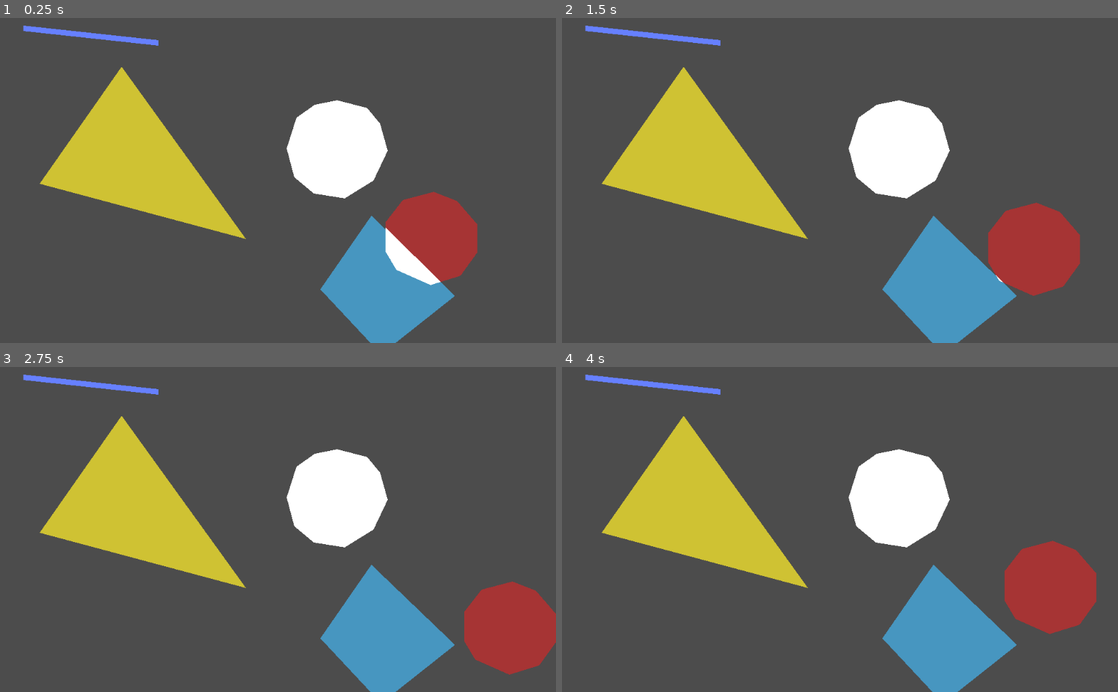
Above: before the commit, frames 1-4 (two rows, left to right).
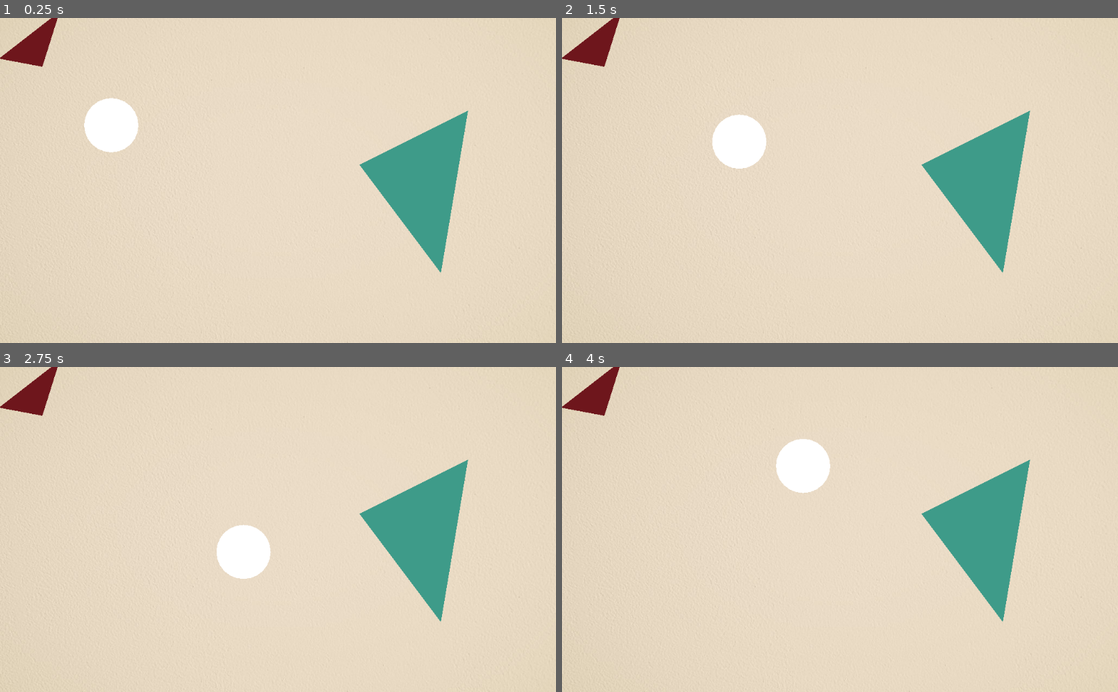
Above: after the commit, the same moments.

Repository: Binney/harvest
Game: Godot game, scene res://Level1.tscn
Two runs of this game, one before a commit and one after it. Both use one fixed random seed, a clock stepped at 60 frames per second and the inputs below. Before the commit the project starts from res://Test.tscn.
Inputs (mouse positions are in pixels of both pictures, inside the frame that each line leads up to):
- Up to frame 1 (0.25 s): no input
- Up to frame 2 (1.5 s): tap Enter at 0.5 s; move the mouse to (962, 164) at 0.52 s; hold Right (ui_right) 0.53-1.28 s; click (962, 164) at 0.67 s; move the mouse to (728, 196) at 1.27 s; hold Down (ui_down) from 1.28 s (still down)
- Up to frame 3 (2.75 s): move the mouse to (333, 458) at 2.02 s; release Down (ui_down) at 2.03 s; hold Right (ui_right) from 2.03 s (still down)
- Up to frame 4 (4 s): move the mouse to (812, 594) at 2.77 s; release Right (ui_right) at 2.78 s; hold Up (ui_up) 2.78-3.53 s; click (812, 594) at 2.92 s; move the mouse to (1006, 578) at 3.52 s; hold Left (ui_left) from 3.53 s (still down)

The runs differ from the first frame. In frame 1, 100% of the frame differs, in the area x 0-100%, y 0-100%; in frame 2, 100%; in frame 3, 100%; in frame 4, 100%.

Commit message:
many more things

Diff:
--- /dev/null
+++ b/Circle.gd
@@ -0,0 +1,49 @@
+extends RigidBody2D
+
+export var size = 50
+
+# Declare member variables here. Examples:
+# var a = 2
+# var b = "text"
+
+var max_speed = 100
+
+const circle_precision = 24
+
+func get_polygon():
+	return $Polygon2D.polygon
+
+# Called when the node enters the scene tree for the first time.
+func _ready():
+	var shape = CircleShape2D.new()
+	shape.radius = size
+	$CollisionShape2D.shape = shape
+
+	var polygon = PoolVector2Array()
+	for i in range(circle_precision):
+		polygon.append(Vector2(size, 0).rotated(i * 2 * PI / circle_precision))
+	$Polygon2D.polygon = polygon
+	pass # Replace with function body.
+
+func _physics_process(delta):
+	var vh = 0
+	var vv = 0
+
+	if Input.is_action_pressed("ui_left") and linear_velocity.x > -max_speed:
+		vh = -1
+	elif Input.is_action_pressed("ui_right") and linear_velocity.x < max_speed:
+		vh = 1
+
+	if Input.is_action_pressed("ui_up") and linear_velocity.y > -max_speed:
+		vv = -1
+	elif Input.is_action_pressed("ui_down") and linear_velocity.y < max_speed:
+		vv = 1
+
+	if vv == 0 and vh == 0:
+		linear_damp = 2
+		return
+
+	# this is wrong, it makes the whole thing wobble because it oscillates between maxspeed and a bit below
+	# TODO fix
+	linear_damp = -1
+	apply_central_impulse(Vector2(vh, vv) * 100)
--- /dev/null
+++ b/Circle.tscn
@@ -0,0 +1,18 @@
+[gd_scene load_steps=3 format=2]
+
+[ext_resource path="res://Circle.gd" type="Script" id=1]
+
+[sub_resource type="CircleShape2D" id=1]
+radius = 83.3607
+
+[node name="RigidBody2D" type="RigidBody2D"]
+gravity_scale = 0.0
+linear_damp = 2.0
+angular_damp = 0.5
+script = ExtResource( 1 )
+
+[node name="CollisionShape2D" type="CollisionShape2D" parent="."]
+shape = SubResource( 1 )
+
+[node name="Polygon2D" type="Polygon2D" parent="."]
+polygon = PoolVector2Array( -35, 75, 9, 83, 44, 69, 76, 31, 79, -24, 57, -63, 15, -82, -31, -75, -65, -49, -84, -10, -77, 27, -61, 53 )
--- /dev/null
+++ b/Level1.gd
@@ -0,0 +1,40 @@
+extends Node2D
+
+
+# Declare member variables here. Examples:
+# var a = 2
+# var b = "text"
+
+
+# Called when the node enters the scene tree for the first time.
+func _ready():
+	pass # Replace with function body.
+
+
+# Called every frame. 'delta' is the elapsed time since the previous frame.
+func _process(delta):
+	#mark_intersections()
+	pass
+
+func mark_intersections():
+	var polygon1 = PoolVector2Array()
+	for point in $Dinsky.get_polygon():
+		polygon1.append(point + $Dinsky.position)
+
+	var polygon2 = PoolVector2Array()
+	for point in $Triangle.get_polygon():
+		polygon2.append(point + $Triangle.position)
+
+	var intersections = Geometry.intersect_polygons_2d(polygon1, polygon2)
+	#if intersections.size() > 0: # TODO remove this as we still need to set the intersections to 0
+	#	$IntersectionMarker/Polygon2D.polygon = intersections[0]
+	#	$IntersectionMarker/CollisionPolygon2D.polygon = intersections[0]
+	#	print($IntersectionMarker/CollisionPolygon2D.polygon)
+		# TODO cover higher order intersections / concave shapes
+
+
+func _on_IntersectionMarker_input_event(viewport, event, shape_idx):
+	print('Event heard')
+	if event.pressed:
+		print('Clicked the intersection! check if complete intersection and complete level')
+	pass # Replace with function body.
--- /dev/null
+++ b/Level1.tscn
@@ -0,0 +1,33 @@
+[gd_scene load_steps=5 format=2]
+
+[ext_resource path="res://images/background.jpg" type="Texture" id=1]
+[ext_resource path="res://Circle.tscn" type="PackedScene" id=2]
+[ext_resource path="res://Triangle.tscn" type="PackedScene" id=3]
+[ext_resource path="res://Level1.gd" type="Script" id=4]
+
+[node name="Node2D" type="Node2D"]
+script = ExtResource( 4 )
+
+[node name="TextureRect" type="TextureRect" parent="."]
+margin_right = 1024.0
+margin_bottom = 600.0
+texture = ExtResource( 1 )
+
+[node name="Dinsky" parent="." instance=ExtResource( 2 )]
+position = Vector2( 205, 198 )
+
+[node name="Triangle" parent="." instance=ExtResource( 3 )]
+position = Vector2( 662, 271 )
+points = PoolVector2Array( 0, 0, 200, -100, 150, 200 )
+
+[node name="IntersectionMarker" type="Area2D" parent="."]
+position = Vector2( 50, 50 )
+
+[node name="CollisionPolygon2D" type="CollisionPolygon2D" parent="IntersectionMarker"]
+polygon = PoolVector2Array( -50, 25, 59, -61, 21, 39 )
+
+[node name="Polygon2D" type="Polygon2D" parent="IntersectionMarker"]
+color = Color( 0.431373, 0.0862745, 0.109804, 1 )
+polygon = PoolVector2Array( -52, 25, 28, 40, 60, -62 )
+
+[connection signal="input_event" from="IntersectionMarker" to="." method="_on_IntersectionMarker_input_event"]
--- a/Test.gd
+++ b/Test.gd
@@ -44,10 +44,8 @@
 
 func mark_intersections(_body1, _body2): # TODO actually use these
 	var polygon1 = PoolVector2Array()
-	print($Area2D.position)
 	for point in $Area2D/CollisionPolygon2D.polygon:
 		polygon1.append(point + $Area2D.position)
-	print(polygon1)
 
 	var polygon2 = PoolVector2Array()
 	for point in $KinematicBody2D/Polygon2D.polygon:
--- a/Test.tscn
+++ b/Test.tscn
@@ -1,6 +1,7 @@
-[gd_scene load_steps=4 format=2]
+[gd_scene load_steps=5 format=2]
 
 [ext_resource path="res://Test.gd" type="Script" id=1]
+[ext_resource path="res://images/background.jpg" type="Texture" id=2]
 
 [sub_resource type="CircleShape2D" id=1]
 radius = 97.0155
@@ -10,6 +11,11 @@
 
 [node name="Node2D" type="Node2D"]
 script = ExtResource( 1 )
+
+[node name="TextureRect" type="TextureRect" parent="."]
+margin_right = 1024.0
+margin_bottom = 600.0
+texture = ExtResource( 2 )
 
 [node name="StaticBodyTriangle" type="StaticBody2D" parent="."]
 position = Vector2( 239, 250 )
--- /dev/null
+++ b/Triangle.gd
@@ -0,0 +1,23 @@
+extends Area2D
+
+export var points: PoolVector2Array
+export var color: Color = Color8(62, 155, 137)
+
+# Declare member variables here. Examples:
+# var a = 2
+# var b = "text"
+
+func get_polygon():
+	return $Polygon2D.polygon
+
+# Called when the node enters the scene tree for the first time.
+func _ready():
+	$CollisionPolygon2D.polygon = points
+	$Polygon2D.polygon = points
+	$Polygon2D.color = color
+	pass # Replace with function body.
+
+
+# Called every frame. 'delta' is the elapsed time since the previous frame.
+#func _process(delta):
+#	pass
--- /dev/null
+++ b/Triangle.tscn
@@ -0,0 +1,11 @@
+[gd_scene load_steps=2 format=2]
+
+[ext_resource path="res://Triangle.gd" type="Script" id=1]
+
+[node name="Area2D" type="Area2D"]
+script = ExtResource( 1 )
+
+[node name="CollisionPolygon2D" type="CollisionPolygon2D" parent="."]
+polygon = PoolVector2Array( -115, 33, 24, -85, 91, 82 )
+
+[node name="Polygon2D" type="Polygon2D" parent="."]
--- a/project.godot
+++ b/project.godot
@@ -11,7 +11,7 @@
 [application]
 
 config/name="Harvest"
-run/main_scene="res://Test.tscn"
+run/main_scene="res://Level1.tscn"
 config/icon="res://icon.png"
 
 [physics]
Binary file added: images/background.jpg
Not shown, added: images/background.jpg.import
Not shown, added: art pad.xar
